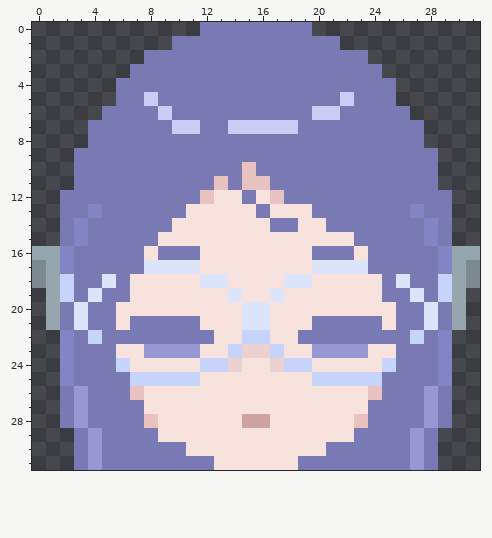
Pixel-art sprite: favicon/favicon-96x96.png. Above: the version before the commit.
The file is 96x96 pixels, drawn in blocks of 3x3; one block is one cell here.
New version:
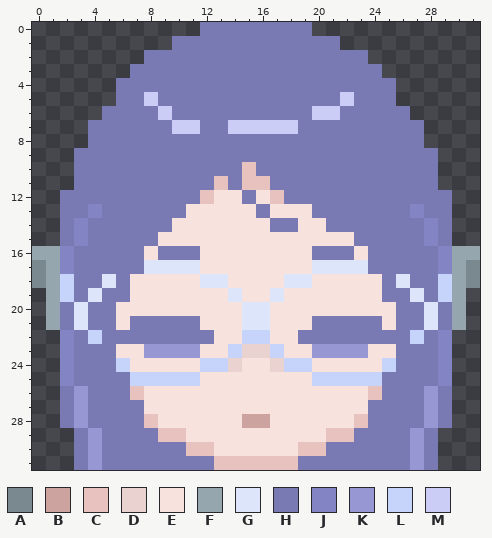
Palette (. is transparent): A #7a888f  B #cca39e  C #e7c2bf  D #e9d2d0  E #f7e2de  F #95a6af  G #dde5fb  H #797ab4  J #8284c4  K #9697d3  L #c6d3fa  M #cbcdf7
The author wrote: tweak the favicon (mark the jawline )
Difference:
Colour C replaces colour E in row 29 at x 9 to 10 and 21 to 22; in row 30 at x 11 to 12 and 19 to 20; in row 31 at x 13 to 18.
